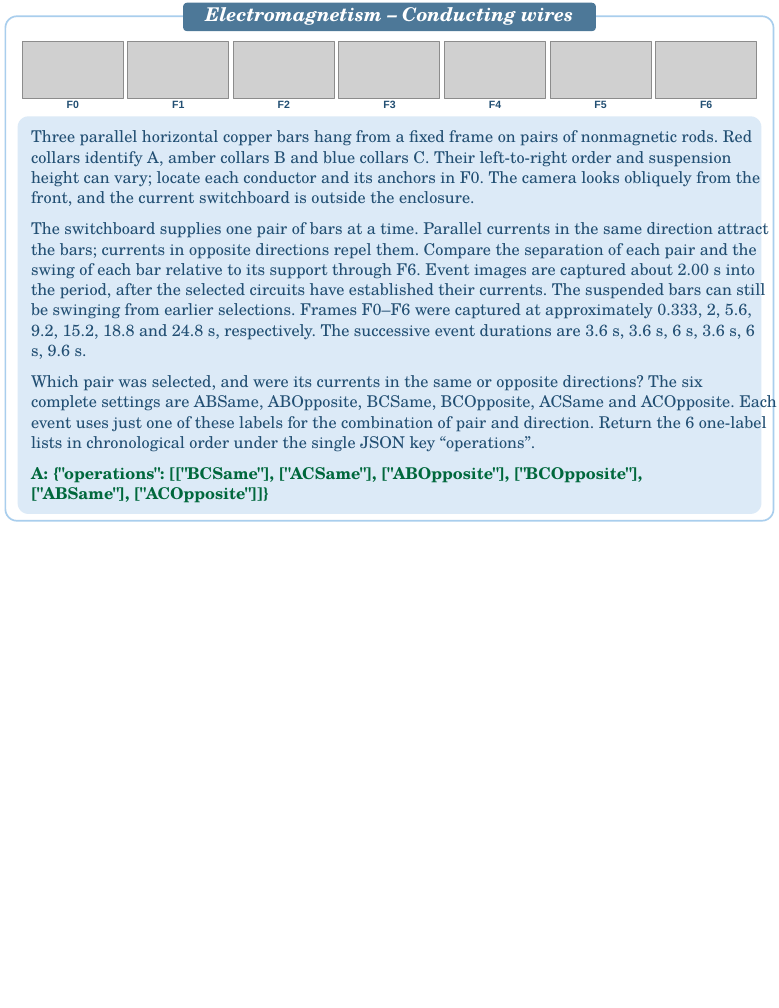
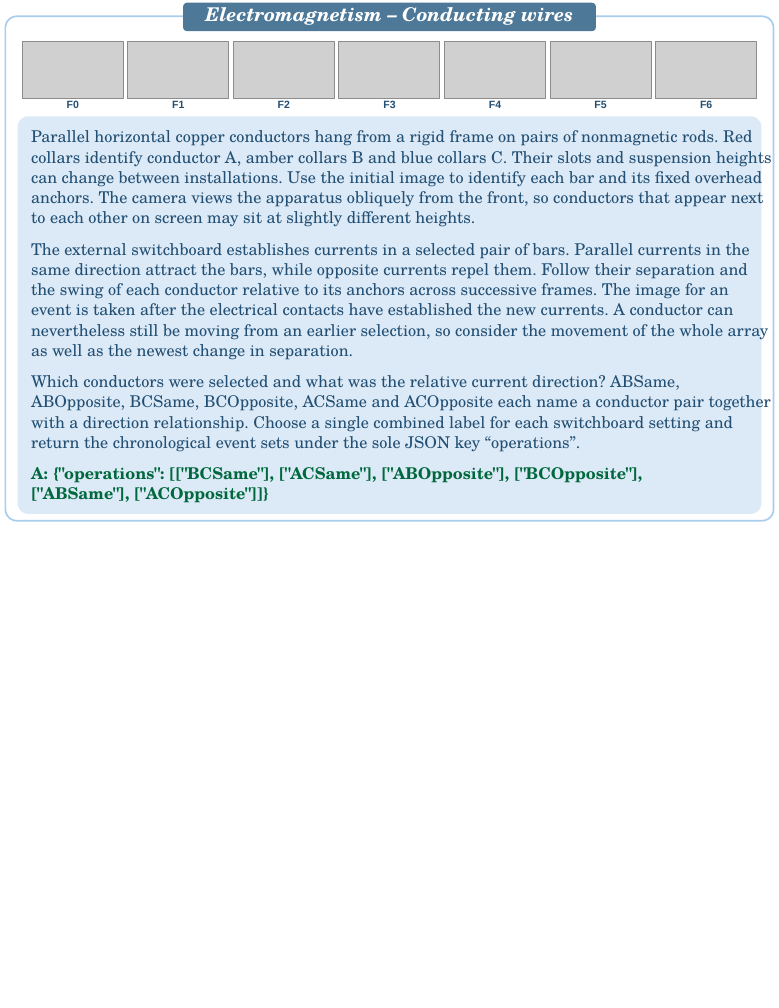
Before and after one commit to PIER-Lab/CaveBench, a slide deck: slide 12 of docs/assets/cases/CaveBench_Case_Studies.pptx. Drawn at 779x1008 pixels with LibreOffice and Linux fonts; fonts in the diff are those of the drawing; grey boxes stand for pictures. Boxes give left, top, right and bottom in pixels: in the first picture for what was removed or moved away, otherwise in the second. Text is boxed around its words. In the diff, an @@ line names an element or a change of style, - is before the commit and + after.

```diff
--- a/docs/assets/cases/CaveBench_Case_Studies.pptx
+++ b/docs/assets/cases/CaveBench_Case_Studies.pptx
@@ text at [31,130,772,227]: text changed @@
-Three parallel horizontal copper bars hang from a fixed frame on pairs of nonmagnetic rods. Red
-collars identify A, amber collars B and blue collars C. Their left-to-right order and suspension
-height can vary; locate each conductor and its anchors in F0. The camera looks obliquely from the
-front, and the current switchboard is outside the enclosure.
+Parallel horizontal copper conductors hang from a rigid frame on pairs of nonmagnetic rods. Red
+collars identify conductor A, amber collars B and blue collars C. Their slots and suspension heights
+can change between installations. Use the initial image to identify each bar and its fixed overhead
+anchors. The camera views the apparatus obliquely from the front, so conductors that appear next
+to each other on screen may sit at slightly different heights.
@@ text at [31,243,769,360]: text changed @@
-The switchboard supplies one pair of bars at a time. Parallel currents in the same direction attract
-the bars; currents in opposite directions repel them. Compare the separation of each pair and the
-swing of each bar relative to its support through F6. Event images are captured about 2.00 s into
-the period, after the selected circuits have established their currents. The suspended bars can still
-be swinging from earlier selections. Frames F0–F6 were captured at approximately 0.333, 2, 5.6,
-9.2, 15.2, 18.8 and 24.8 s, respectively. The successive event durations are 3.6 s, 3.6 s, 6 s, 3.6 s, 6
-s, 9.6 s.
+The external switchboard establishes currents in a selected pair of bars. Parallel currents in the
+same direction attract the bars, while opposite currents repel them. Follow their separation and
+the swing of each conductor relative to its anchors across successive frames. The image for an
+event is taken after the electrical contacts have established the new currents. A conductor can
+nevertheless still be moving from an earlier selection, so consider the movement of the whole array
+as well as the newest change in separation.
@@ text at [31,375,771,452]: text changed @@
-Which pair was selected, and were its currents in the same or opposite directions? The six
-complete settings are ABSame, ABOpposite, BCSame, BCOpposite, ACSame and ACOpposite. Each
-event uses just one of these labels for the combination of pair and direction. Return the 6 one-label
-lists in chronological order under the single JSON key “operations”.
+Which conductors were selected and what was the relative current direction? ABSame,
+ABOpposite, BCSame, BCOpposite, ACSame and ACOpposite each name a conductor pair together
+with a direction relationship. Choose a single combined label for each switchboard setting and
+return the chronological event sets under the sole JSON key “operations”.
```
Also in this commit, not shown: 19 other slides changed.
